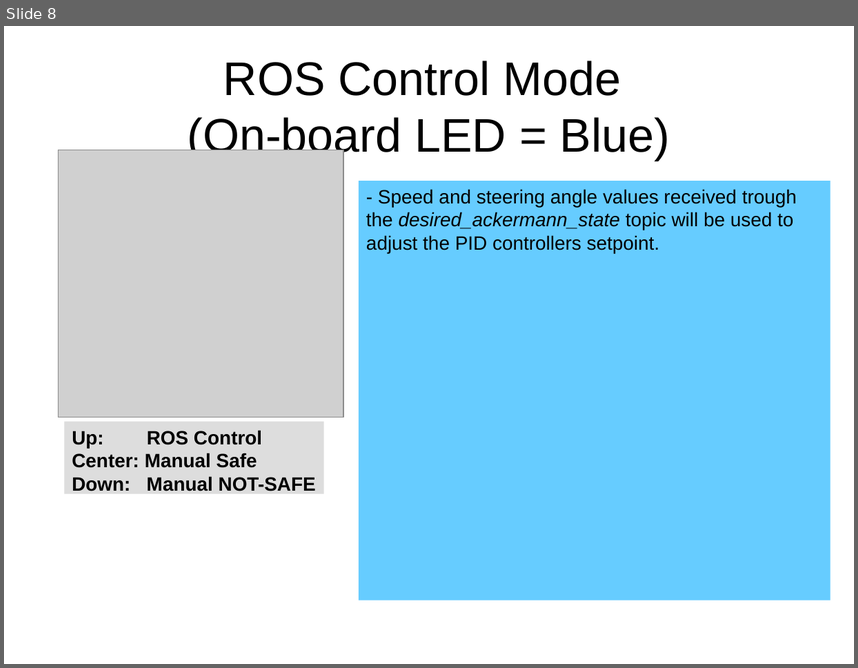
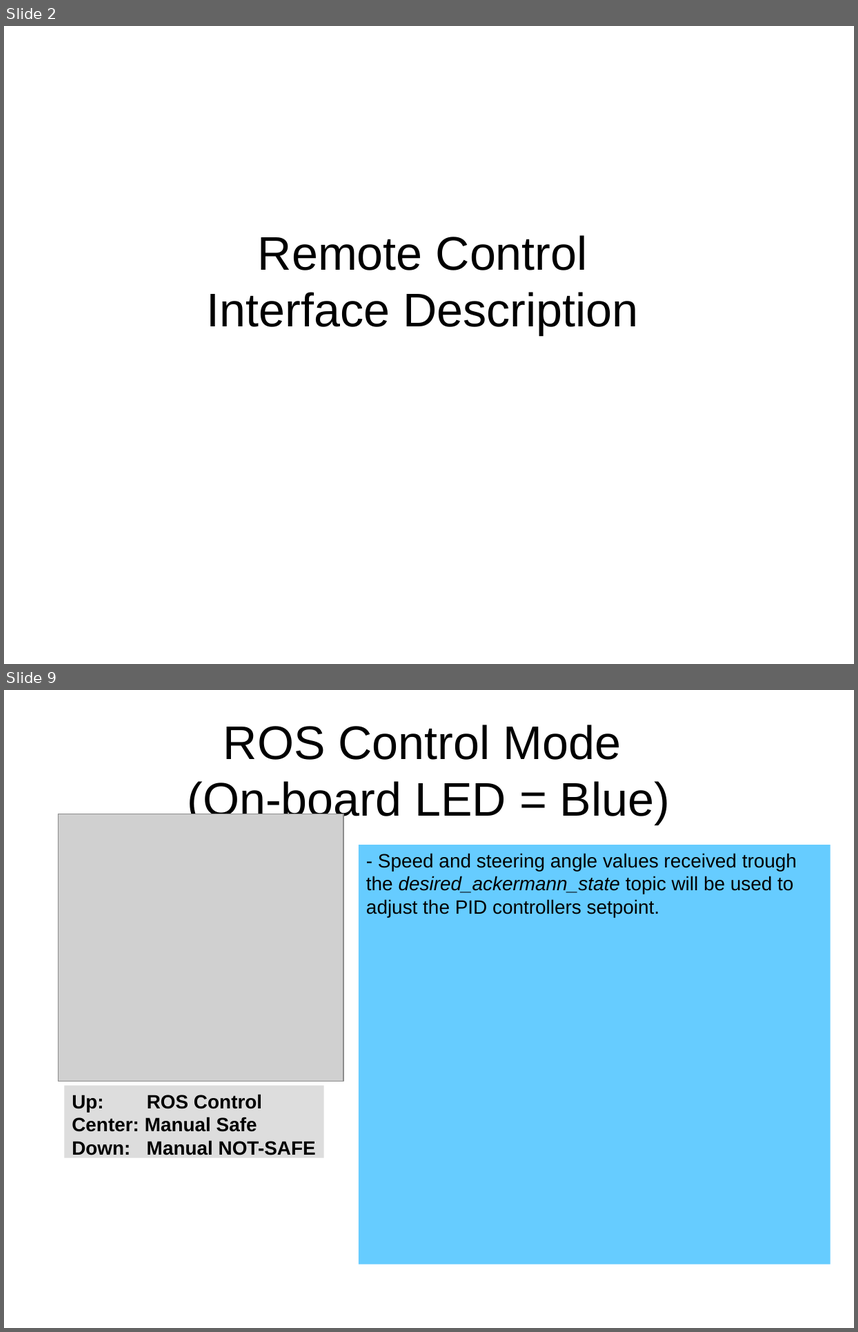
Before and after one commit to AUROVA-LAB/aurova_clear, a slide deck: documentation/clear_user_manual.odp. Shown one above the other, each under a label of ours: slide 8 before the commit, slides 2 and 9 after it; the slides between them are not shown. The pictures are 858x668 and 858x1332 pixels, drawn with LibreOffice and Linux fonts; fonts in the diff are those of the drawing; grey boxes stand for pictures. Boxes give left, top, right and bottom in pixels: in the first picture for what was removed or moved away, otherwise in the second. Text is boxed around its words. In the diff, an @@ line names an element or a change of style, - is before the commit and + after.

```diff
--- a/documentation/clear_user_manual.odp
+++ b/documentation/clear_user_manual.odp
@@ slide 2 added at [4, 26, 854, 664], background #FFFFFF @@
@@ title added at [207, 235, 638, 335], 44 pt, text #000000 @@
+Remote Control
+Interface Description
@@ what was slide 8 is now slide 9 @@
```
Also in this commit, not shown: 8 slides changed, 28 other slides added, 3 other files.
